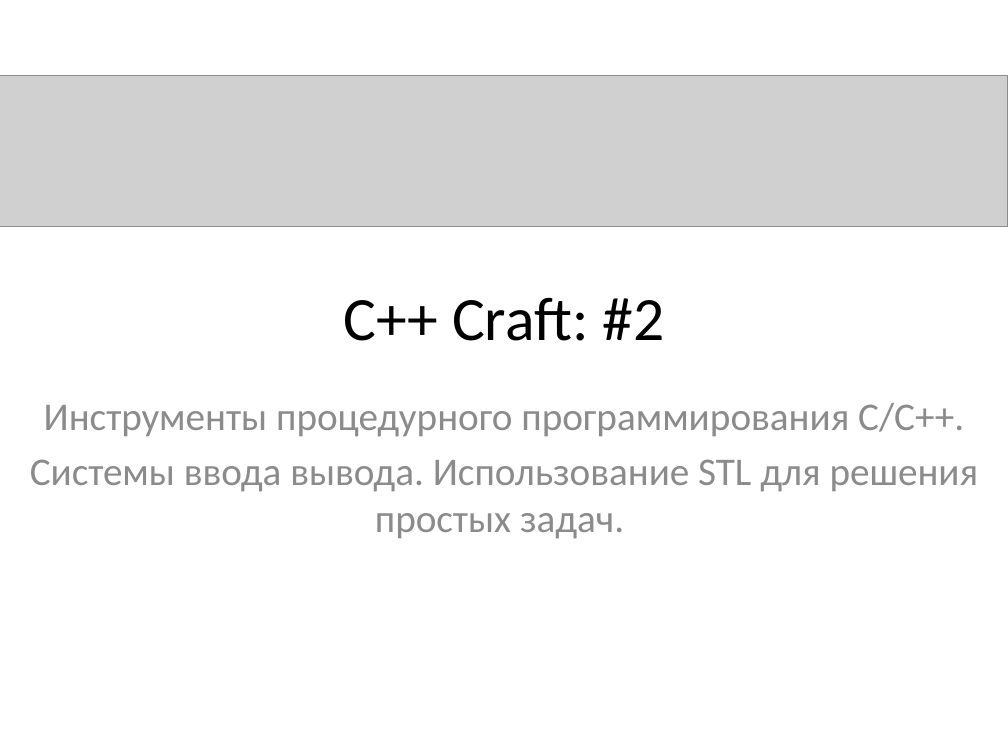
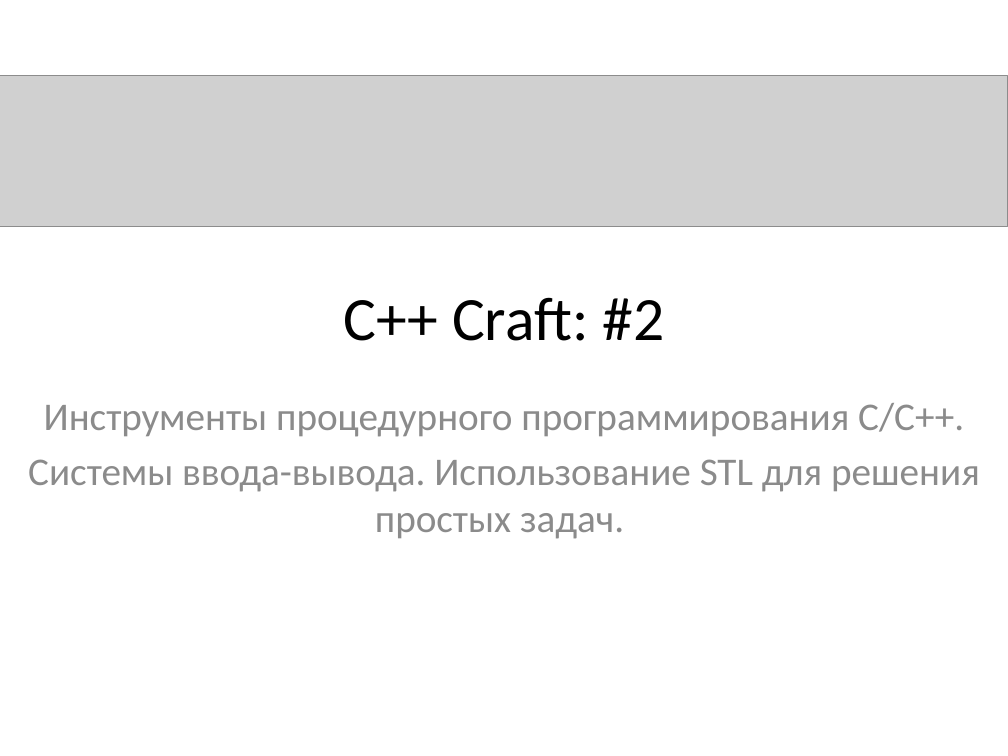
Before and after one commit to tscherkas/cpp_craft_1013, a slide deck: slide 1 of lections/cpp_craft_lec_1_part_2_v1_2.pptx. Drawn at 1008x756 pixels with LibreOffice and Linux fonts; fonts in the diff are those of the drawing; grey boxes stand for pictures. Boxes give left, top, right and bottom in pixels: in the first picture for what was removed or moved away, otherwise in the second. Text is boxed around its words. In the diff, an @@ line names an element or a change of style, - is before the commit and + after.

Commit message:
added ODR

```diff
--- a/lections/cpp_craft_lec_1_part_2_v1_2.pptx
+++ b/lections/cpp_craft_lec_1_part_2_v1_2.pptx
@@ subtitle at [28,459,980,539]: text changed @@
-Системы ввода вывода. Использование STL для решения простых задач.
+Системы ввода-вывода. Использование STL для решения простых задач.
```
Also in this commit, not shown: 3 other slides changed.
